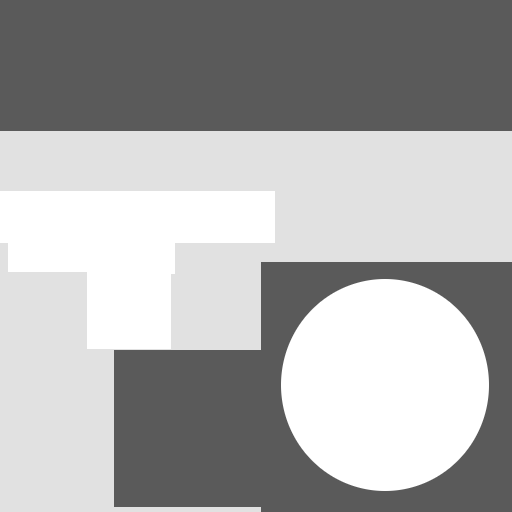
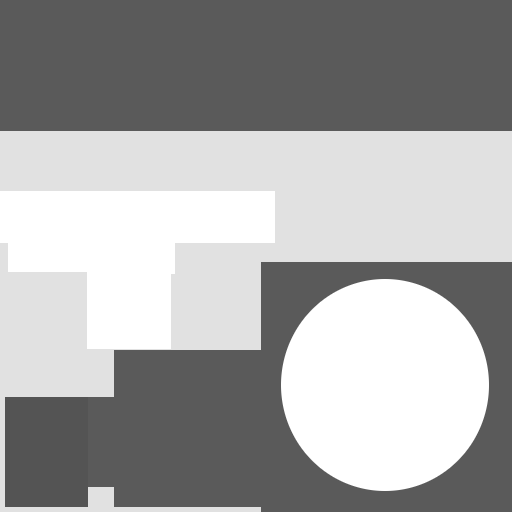
Before/after of a 512 x 512 layered artwork. What changed in the layer stack:
painted on "Warstwa #5" over [5, 397, 114, 507]
